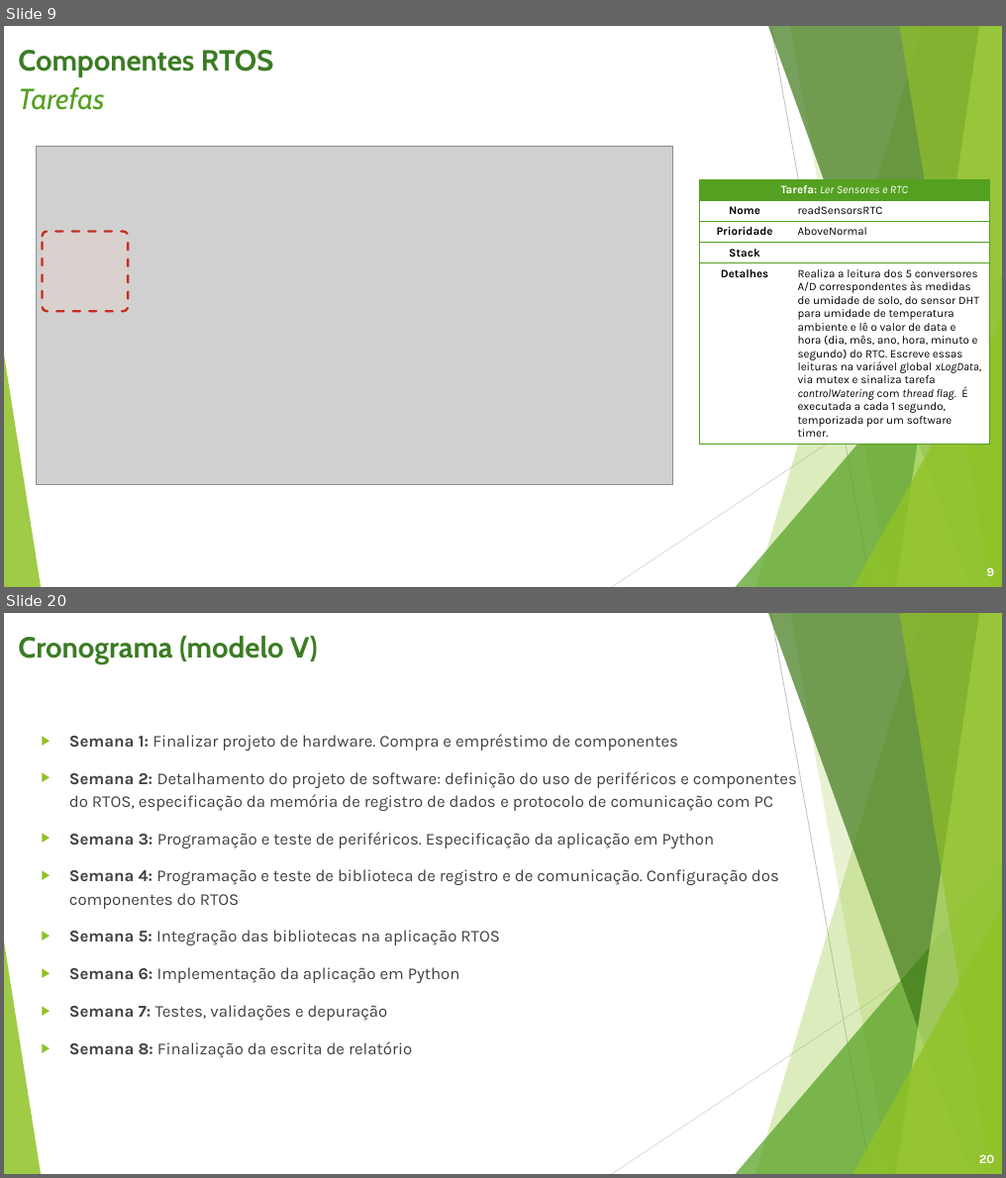
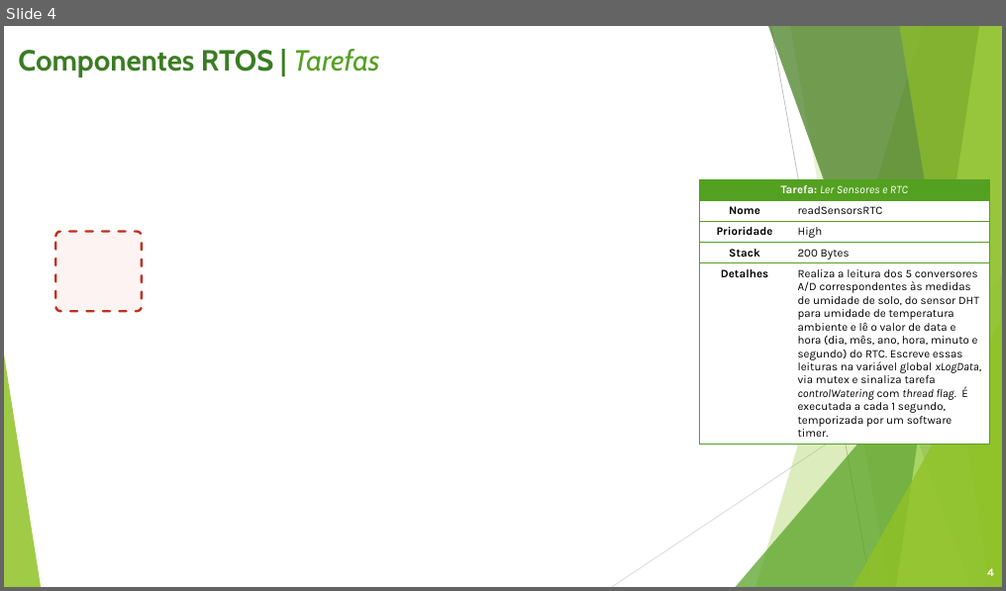
Before and after one commit to gabrielbrunheira/project-reggae, a slide deck: docs/IM420X - Projeto Reggae (Etapa 2).pptx. Shown one above the other, each under a label of ours: slides 9 and 20 before the commit, slide 4 after it; the slides between them are not shown. The pictures are 1006x1178 and 1006x591 pixels, drawn with LibreOffice and Linux fonts; fonts in the diff are those of the drawing; grey boxes stand for pictures; background and template pictures are left out. Boxes give left, top, right and bottom in pixels: in the first picture for what was removed or moved away, otherwise in the second. Text is boxed around its words. In the diff, an @@ line names an element or a change of style, - is before the commit and + after.

Commit message:
Finish first version of software specification

```diff
--- a/docs/IM420X - Projeto Reggae (Etapa 2).pptx
+++ b/docs/IM420X - Projeto Reggae (Etapa 2).pptx
@@ slide 20 removed at bbox=[4, 613, 1002, 1174], background #FFFFFF; not listed: 10 template elements that a slide beside it also shows @@
@@ text removed at bbox=[18, 636, 317, 664] @@
-Cronograma (modelo V)
@@ text removed at bbox=[69, 734, 797, 1059] @@
-▶ Semana 1: Finalizar projeto de hardware. Compra e empréstimo de componentes
-▶ Semana 2: Detalhamento do projeto de software: definição do uso de periféricos e componentes do RTOS, especificação da memória de registro de dados e protocolo de comunicação com PC
-▶ Semana 3: Programação e teste de periféricos. Especificação da aplicação em Python
-▶ Semana 4: Programação e teste de biblioteca de registro e de comunicação. Configuração dos componentes do RTOS
-▶ Semana 5: Integração das bibliotecas na aplicação RTOS
-▶ Semana 6: Implementação da aplicação em Python
-▶ Semana 7: Testes, validações e depuração
-▶ Semana 8: Finalização da escrita de relatório
@@ page number removed at bbox=[979, 1155, 995, 1163] @@
-20
@@ what was slide 9 is now slide 4 @@
@@ slide 4 changed as well @@
@@ text at bbox=[18, 49, 379, 77]: text changed @@
-Componentes RTOS
-Tarefas
+Componentes RTOS | Tarefas
@@ picture removed at bbox=[36, 146, 672, 485] @@
@@ table at bbox=[699, 180, 990, 452] @@
-row 3, column 2: AboveNormal
+row 3, column 2: High
-row 4, column 2: 
+row 4, column 2: 200 Bytes
@@ rounded rectangle: place and size @@
-rounded rectangle at bbox=[43, 232, 129, 312]
+rounded rectangle at bbox=[55, 232, 142, 312]
@@ page number at bbox=[987, 569, 994, 576]: text changed; size 12 to 11 pt @@
-9
+4
```
Also in this commit, not shown: 4 other slides changed, 18 slides added, 13 other slides removed, 4 other files.
